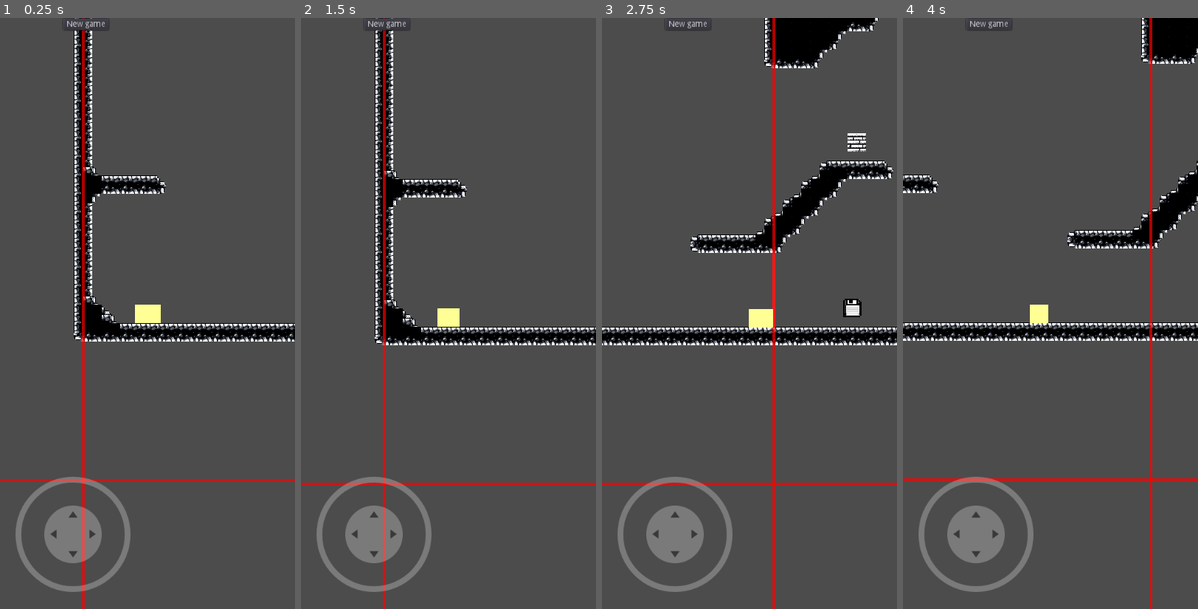
Above: before the commit, frames 1-4 (left to right).
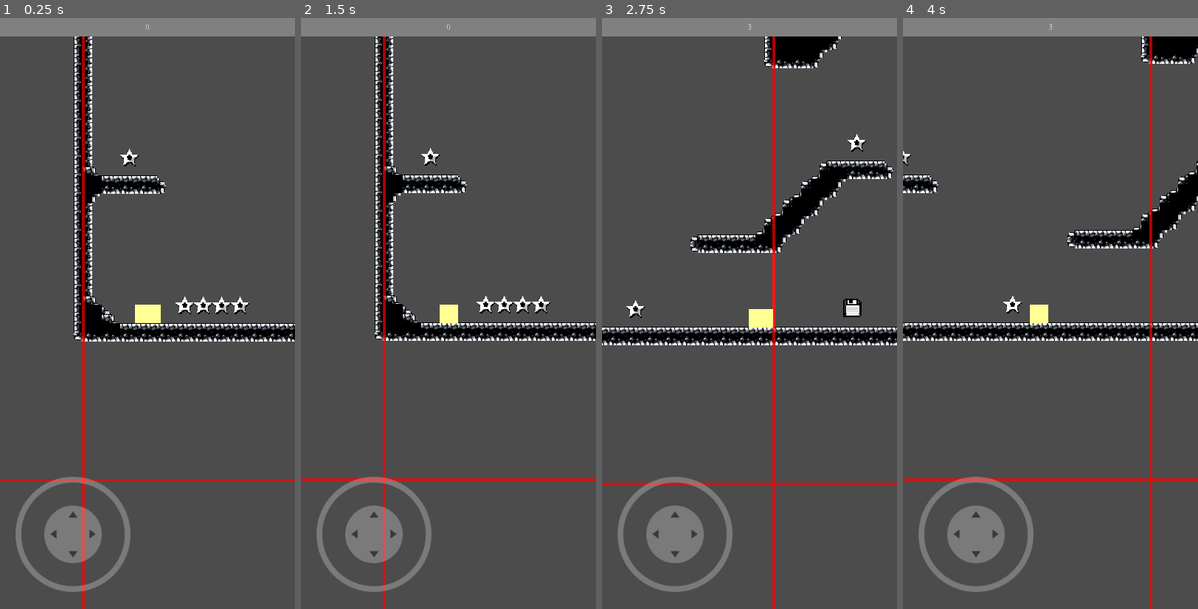
Above: after the commit, the same moments.

Repository: alexkorep-games/gg-quest
Game: Godot game, scene res://scenes/main_screen/main_scree.tscn
Two runs of this game, one before a commit and one after it. Both use one fixed random seed, a clock stepped at 60 frames per second and the inputs below.
Inputs (mouse positions are in pixels of both pictures, inside the frame that each line leads up to):
- Up to frame 1 (0.25 s): no input
- Up to frame 2 (1.5 s): click "New game" at 0.5 s; click "New game" at 1.25 s
- Up to frame 3 (2.75 s): tap Enter at 2 s; move the mouse to (814, 283) at 2.02 s; hold Right (ui_right) from 2.03 s (still down); click (814, 283) at 2.17 s; tap Up (jump) at 2.27 s
- Up to frame 4 (4 s): release Right (ui_right) at 2.75 s; drag from (991, 343) to (1153, 307) at 2.77 s; tap Space at 3.5 s; move the mouse to (1080, 183) at 3.52 s; hold Left (ui_left) from 3.53 s (still down)

The runs differ from the first frame. In frame 1, 3.6% of the frame differs, in the area x 0-100%, y 0-51%; in frame 2, 8.9%, in the area x 0-100%, y 0-80%; in frame 3, 3.3%; in frame 4, 3.2%.

Commit message:
Add coins

Diff:
--- a/src/scenes/bullet/bullet.gd
+++ b/src/scenes/bullet/bullet.gd
@@ -22,7 +22,7 @@
 		queue_free()
 
 func _on_Bullet_body_shape_entered(body_rid, body, body_shape_index, local_shape_index):
-	print(body_rid, body, body_shape_index, local_shape_index)
+	pass
 
 
 func _on_LIfeTimer_timeout():
--- /dev/null
+++ b/src/scenes/coins_tile_map/coin.gd
@@ -0,0 +1,19 @@
+extends Area2D
+
+signal collected(tile)
+
+var fading_out = false
+export var tile := Vector2(0, 0)
+
+func _on_Coin_body_entered(body):
+	if fading_out:
+		return
+
+	if body.is_in_group("Player"):
+		$AnimationPlayer.play("collect")
+		fading_out = true
+
+func _on_AnimationPlayer_animation_finished(anim_name):
+	if anim_name == "collect":
+		emit_signal("collected", tile)
+		queue_free()
--- /dev/null
+++ b/src/scenes/coins_tile_map/coin.tscn
@@ -0,0 +1,49 @@
+[gd_scene load_steps=5 format=2]
+
+[ext_resource path="res://scenes/coins_tile_map/coin.gd" type="Script" id=1]
+[ext_resource path="res://assets/coins/coins01.png" type="Texture" id=2]
+
+[sub_resource type="CircleShape2D" id=1]
+
+[sub_resource type="Animation" id=2]
+resource_name = "collect"
+length = 0.2
+tracks/0/type = "value"
+tracks/0/path = NodePath("Sprite:position")
+tracks/0/interp = 1
+tracks/0/loop_wrap = true
+tracks/0/imported = false
+tracks/0/enabled = true
+tracks/0/keys = {
+"times": PoolRealArray( 0, 0.2 ),
+"transitions": PoolRealArray( 1, 1 ),
+"update": 0,
+"values": [ Vector2( 0, 0 ), Vector2( 0, -200 ) ]
+}
+tracks/1/type = "value"
+tracks/1/path = NodePath("Sprite:modulate")
+tracks/1/interp = 2
+tracks/1/loop_wrap = true
+tracks/1/imported = false
+tracks/1/enabled = true
+tracks/1/keys = {
+"times": PoolRealArray( 0, 0.2 ),
+"transitions": PoolRealArray( 1, 1 ),
+"update": 0,
+"values": [ Color( 1, 1, 1, 1 ), Color( 1, 1, 1, 0 ) ]
+}
+
+[node name="Coin" type="Area2D"]
+script = ExtResource( 1 )
+
+[node name="CollisionShape2D" type="CollisionShape2D" parent="."]
+shape = SubResource( 1 )
+
+[node name="Sprite" type="Sprite" parent="."]
+texture = ExtResource( 2 )
+
+[node name="AnimationPlayer" type="AnimationPlayer" parent="."]
+anims/collect = SubResource( 2 )
+
+[connection signal="body_entered" from="." to="." method="_on_Coin_body_entered"]
+[connection signal="animation_finished" from="AnimationPlayer" to="." method="_on_AnimationPlayer_animation_finished"]
--- /dev/null
+++ b/src/scenes/coins_tile_map/coins_tile_map.gd
@@ -0,0 +1,36 @@
+extends TileMap
+
+signal collected
+var coin_scene = preload("res://scenes/coins_tile_map/coin.tscn")
+
+var coins = []
+var coin_positions = []
+
+# Called when the node enters the scene tree for the first time.
+func _ready():
+	for tile in get_used_cells():
+		var coin = coin_scene.instance()
+		coin.position = map_to_world(tile) + cell_size / 2
+		coin.tile = tile
+		coin.visible = true
+		coin.connect("collected", self, "_on_Coin_collected")
+		add_child(coin)
+		coins.append(coin)
+		coin_positions.append(tile)
+		set_cellv(tile, -1)
+
+func _on_Coin_collected(tile):
+	emit_signal("collected")
+	var idx = coin_positions.find(tile)
+	coin_positions.remove(idx)
+	coins.remove(idx)
+	GameState.collect_coin()
+
+
+# TODO Display in HUD
+# Save and load
+# func save(obj):
+# 	var coins = []
+# 	for coin in get_children():
+# 		coins.append(coin.position)
+# 	return coins
--- /dev/null
+++ b/src/scenes/coins_tile_map/coins_tile_map.tscn
@@ -0,0 +1,7 @@
+[gd_scene load_steps=2 format=2]
+
+[ext_resource path="res://scenes/coins_tile_map/coins_tile_map.gd" type="Script" id=1]
+
+[node name="CoinsTileMap" type="TileMap"]
+format = 1
+script = ExtResource( 1 )
--- a/src/scenes/hud/hud.gd
+++ b/src/scenes/hud/hud.gd
@@ -1,32 +1,4 @@
 extends Control
 
-
-var time_start = 0
-var finished = false
-var level_code := ""
-
-# Called when the node enters the scene tree for the first time.
-func _ready():
-	# Remember current time
-	time_start = OS.get_ticks_msec()
-	finished = false
-
-# Called every frame. 'delta' is the elapsed time since the previous frame.
 func _process(delta):
-	if finished:
-		return
-	var time_msec = OS.get_ticks_msec() - time_start
-	var time_str = GameState.format_msec(time_msec)
-	get_node("%TimerLabel").text = time_str
-
-func finish():
-	finished = true
-	var time_msec = OS.get_ticks_msec() - time_start
-	var best_time = GameState.get_best_time(level_code)
-	if not best_time or time_msec < best_time:
-		# New best time!
-		get_node("%AnimationPlayer").play("end_level")
-		GameState.set_best_time(level_code, time_msec)
-
-func _on_LevelTrigger_triggered():
-	finish()
+	get_node("%CoinsLabel").text = str(GameState.get_coins())
--- a/src/scenes/hud/hud.tscn
+++ b/src/scenes/hud/hud.tscn
@@ -1,85 +1,6 @@
-[gd_scene load_steps=4 format=2]
+[gd_scene load_steps=2 format=2]
 
 [ext_resource path="res://scenes/hud/hud.gd" type="Script" id=1]
-
-[sub_resource type="Animation" id=1]
-length = 0.001
-tracks/0/type = "value"
-tracks/0/path = NodePath("ColorRect:rect_position")
-tracks/0/interp = 1
-tracks/0/loop_wrap = true
-tracks/0/imported = false
-tracks/0/enabled = true
-tracks/0/keys = {
-"times": PoolRealArray( 0 ),
-"transitions": PoolRealArray( 1 ),
-"update": 0,
-"values": [ Vector2( 0, 0 ) ]
-}
-tracks/1/type = "value"
-tracks/1/path = NodePath("ColorRect:rect_scale")
-tracks/1/interp = 1
-tracks/1/loop_wrap = true
-tracks/1/imported = false
-tracks/1/enabled = true
-tracks/1/keys = {
-"times": PoolRealArray( 0 ),
-"transitions": PoolRealArray( 1 ),
-"update": 0,
-"values": [ Vector2( 1, 1 ) ]
-}
-tracks/2/type = "value"
-tracks/2/path = NodePath("ColorRect:modulate")
-tracks/2/interp = 1
-tracks/2/loop_wrap = true
-tracks/2/imported = false
-tracks/2/enabled = true
-tracks/2/keys = {
-"times": PoolRealArray( 0 ),
-"transitions": PoolRealArray( 1 ),
-"update": 0,
-"values": [ Color( 1, 1, 1, 1 ) ]
-}
-
-[sub_resource type="Animation" id=2]
-resource_name = "end_level"
-length = 3.0
-tracks/0/type = "value"
-tracks/0/path = NodePath("ColorRect:rect_position")
-tracks/0/interp = 2
-tracks/0/loop_wrap = true
-tracks/0/imported = false
-tracks/0/enabled = true
-tracks/0/keys = {
-"times": PoolRealArray( 0, 0.02, 0.96 ),
-"transitions": PoolRealArray( 1, 1, 1 ),
-"update": 0,
-"values": [ Vector2( 0, 0 ), Vector2( 0, 0 ), Vector2( 0, 232 ) ]
-}
-tracks/1/type = "value"
-tracks/1/path = NodePath("ColorRect:rect_scale")
-tracks/1/interp = 2
-tracks/1/loop_wrap = true
-tracks/1/imported = false
-tracks/1/enabled = true
-tracks/1/keys = {
-"times": PoolRealArray( 0, 0.96 ),
-"transitions": PoolRealArray( 1, 1 ),
-"update": 0,
-"values": [ Vector2( 1, 1 ), Vector2( 4, 4 ) ]
-}
-tracks/2/type = "value"
-tracks/2/path = NodePath("ColorRect:modulate")
-tracks/2/interp = 2
-tracks/2/loop_wrap = true
-tracks/2/imported = false
-tracks/2/enabled = true
-tracks/2/keys = {
-"times": PoolRealArray( 0, 0.94, 2.98 ),
-"transitions": PoolRealArray( 1, 1, 1 ),
-"update": 0,
-"values": [ Color( 1, 1, 1, 1 ), Color( 1, 1, 1, 1 ), Color( 1, 1, 1, 0 ) ]
-}
 
 [node name="HUD" type="Control"]
 anchor_right = 1.0
@@ -95,15 +16,10 @@
 rect_pivot_offset = Vector2( 128, 16 )
 color = Color( 0.501961, 0.501961, 0.501961, 1 )
 
-[node name="TimerLabel" type="Label" parent="ColorRect"]
+[node name="CoinsLabel" type="Label" parent="ColorRect"]
 unique_name_in_owner = true
 anchor_right = 1.0
 anchor_bottom = 1.0
-text = "0:00"
+text = "0"
 align = 1
 valign = 1
-
-[node name="AnimationPlayer" type="AnimationPlayer" parent="."]
-unique_name_in_owner = true
-anims/RESET = SubResource( 1 )
-anims/end_level = SubResource( 2 )
--- a/src/scenes/main_screen/main_scree.tscn
+++ b/src/scenes/main_screen/main_scree.tscn
@@ -1,13 +1,32 @@
-[gd_scene load_steps=9 format=2]
+[gd_scene load_steps=13 format=2]
 
 [ext_resource path="res://scenes/main_screen/main_screen.gd" type="Script" id=1]
 [ext_resource path="res://scenes/player/mortal_player.tscn" type="PackedScene" id=2]
 [ext_resource path="res://scenes/gamepad/gamepad.tscn" type="PackedScene" id=3]
 [ext_resource path="res://resources/tileset_cave_monochrome.tres" type="TileSet" id=4]
 [ext_resource path="res://scenes/resources/brick-tileset.tres" type="TileSet" id=5]
+[ext_resource path="res://scenes/coins_tile_map/coins_tile_map.tscn" type="PackedScene" id=6]
 [ext_resource path="res://scenes/rooms_grid/rooms_grid.tscn" type="PackedScene" id=7]
 [ext_resource path="res://scenes/checkpoint/checkpoint.tscn" type="PackedScene" id=8]
 [ext_resource path="res://scenes/spikes_tile_map/spikes_tile_map.tscn" type="PackedScene" id=9]
+[ext_resource path="res://assets/coins/coins01.png" type="Texture" id=10]
+[ext_resource path="res://scenes/hud/hud.tscn" type="PackedScene" id=12]
+
+[sub_resource type="TileSet" id=2]
+0/name = "coins01.png 0"
+0/texture = ExtResource( 10 )
+0/tex_offset = Vector2( 0, 0 )
+0/modulate = Color( 1, 1, 1, 1 )
+0/region = Rect2( 0, 0, 32, 32 )
+0/tile_mode = 0
+0/occluder_offset = Vector2( 0, 0 )
+0/navigation_offset = Vector2( 0, 0 )
+0/shape_offset = Vector2( 0, 0 )
+0/shape_transform = Transform2D( 1, 0, 0, 1, 0, 0 )
+0/shape_one_way = false
+0/shape_one_way_margin = 0.0
+0/shapes = [  ]
+0/z_index = 0
 
 [node name="MainScreen" type="Node2D"]
 script = ExtResource( 1 )
@@ -30,10 +49,16 @@
 tile_set = ExtResource( 4 )
 cell_size = Vector2( 32, 32 )
 format = 1
-tile_data = PoolIntArray( -1, 0, 196609, -65536, 0, 3, -6553 …(5441 unchanged characters)… 075, 917503, 0, 1, 851968, 0, 131075, 851988, 1, 0, 852029, 0, 1, 852030, 0, 65538, 852031, 0, …(14405 unchanged characters)…
+tile_data = PoolIntArray( -1, 0, 196609, -65536, 0, 3, -6553 …(5441 unchanged characters)… 075, 917503, 0, 1, 851968, 0, 131075, 852029, 0, 1, 852030, 0, 65538, 852031, 0, …(14405 unchanged characters)…
 
 [node name="SpikesTileMap" parent="LevelContainer" instance=ExtResource( 9 )]
+centered_textures = false
 tile_data = PoolIntArray( 2162791, 8, 0, 3145780, 0, 0, 3145781, 1, 0, 3145782, 0, 0, 3145783, 1, 0, 12059166, 0, 0, 12059167, 0, 0, 12059168, 0, 0, 12059169, 0, 0, 12059170, 0, 0 )
+
+[node name="CoinsTileMap" parent="LevelContainer" instance=ExtResource( 6 )]
+tile_set = SubResource( 2 )
+cell_size = Vector2( 32, 32 )
+tile_data = PoolIntArray( 851988, 0, 0, 917506, 0, 0, 1245221, 0, 0, 1245222, 0, 0, 1245223, 0, 0, 1245224, 0, 0, 1245225, 0, 0, 1441797, 0, 0, 1441798, 0, 0, 1441799, 0, 0, 1441800, 0, 0, 1900592, 0, 0, 1900593, 0, 0, 1900594, 0, 0, 1900595, 0, 0, 1900596, 0, 0, 1900597, 0, 0, 1900598, 0, 0, 1900599, 0, 0, 1900600, 0, 0, 2162744, 0, 0, 2162745, 0, 0, 2162746, 0, 0, 2162747, 0, 0, 2162748, 0, 0, 2162749, 0, 0, 2162750, 0, 0, 2162751, 0, 0, 2162752, 0, 0, 2162753, 0, 0, 2162754, 0, 0, 2162755, 0, 0, 2162756, 0, 0, 2162757, 0, 0, 2162758, 0, 0, 2162759, 0, 0 )
 
 [node name="Checkpoints" type="Node2D" parent="."]
 
@@ -63,6 +88,8 @@
 margin_bottom = 21.0
 text = "New game"
 
+[node name="HUD" parent="CanvasLayer" instance=ExtResource( 12 )]
+
 [node name="RoomsGrid" parent="." instance=ExtResource( 7 )]
 y_step = 1024
 grid_color = Color( 1, 0, 0, 0.686275 )
--- a/src/scenes/main_screen/main_screen.gd
+++ b/src/scenes/main_screen/main_screen.gd
@@ -4,43 +4,22 @@
 
 # Called when the node enters the scene tree for the first time.
 func _ready():
+	# Initial player position, if no save games are present
+	var player = get_node("%Player")
+	# Set directly in the GameState to avoid owerwriting the save file
+	GameState.checkpoint_player_position = player.position
 	load_game()
 
 func _on_Checkpoint_save(position):
 	has_been_saved = true
-	save_game(position)
-
-func save_game(position):
-	var game_state = {
-		"player": {
-			"position": {
-				"x": position.x,
-				"y": position.y
-			}
-		}
-	}
-	# Save state to the file
-	var file = File.new()
-	file.open("user://savegame.save", File.WRITE)
-	file.store_line(to_json(game_state))
-	file.close()
+	GameState.set_checkpoint_player_position(position)
 
 func load_game():
-	var file = File.new()
-	if file.file_exists("user://savegame.save"):
-		file.open("user://savegame.save", File.READ)
-		var game_state = parse_json(file.get_as_text())
-		file.close()
-		if game_state and "player" in game_state:
-			var player = get_node("%Player")
-			var x = game_state["player"]["position"]["x"]
-			var y = game_state["player"]["position"]["y"]
-			player.position.x = int(x)
-			player.position.y = int(y)
-			player.velocity = Vector2(0, 0)
-			print("Loaded game state")
-	else:
-		print("No savegame found")
+	GameState.load_game()
+	var player = get_node("%Player")
+	player.position = GameState.get_checkpoint_player_position()
+	print(player.position)
+	player.velocity = Vector2(0, 0)
 
 func _on_Player_destroyed():
 	if has_been_saved:
@@ -50,8 +29,5 @@
 
 func _on_NewGameButton_pressed():
 	# Delete savegame
-	var file = File.new()
-	if file.file_exists("user://savegame.save"):
-		file.open("user://savegame.save", File.WRITE)
-		file.close()
+	GameState.new_game()
 	get_tree().reload_current_scene()
--- a/src/scenes/spikes_tile_map/spikes_tile_map.gd
+++ b/src/scenes/spikes_tile_map/spikes_tile_map.gd
@@ -19,6 +19,7 @@
 var gun_tile_ids = [8]
 
 func _on_Timer_timeout():
+	pass
 	for tile in get_used_cells():
 		var tile_id = get_cellv(tile)
 		if tile_id in loop_tile_ids:
--- a/src/scenes/spikes_tile_map/spikes_tile_map.tscn
+++ b/src/scenes/spikes_tile_map/spikes_tile_map.tscn
@@ -224,6 +224,7 @@
 [node name="SpikesTileMap" type="TileMap" groups=["danger"]]
 tile_set = SubResource( 4 )
 cell_size = Vector2( 16, 16 )
+centered_textures = true
 format = 1
 tile_data = PoolIntArray( 12059166, 0, 0, 12059167, 0, 0, 12059168, 0, 0, 12059169, 0, 0, 12059170, 0, 0 )
 script = ExtResource( 2 )
--- a/src/scripts/game_state.gd
+++ b/src/scripts/game_state.gd
@@ -1,14 +1,19 @@
 extends Node
 
-var best_times_per_level = {}
-
-func _ready():
-	load_game()
+var coins = 0
+var checkpoint_player_position = Vector2(0, 0)
 
 func save_game():
+	var game_state = {
+		"coins": coins,
+		"checkpoint_player_position": {
+			"x": checkpoint_player_position.x,
+			"y": checkpoint_player_position.y
+		}
+	}
 	var save_file = File.new()
 	save_file.open("user://save_game.save", File.WRITE)
-	save_file.store_line(to_json(best_times_per_level))
+	save_file.store_line(to_json(game_state))
 	save_file.close()
 
 func load_game():
@@ -16,28 +21,32 @@
 	if save_file.file_exists("user://save_game.save"):
 		save_file.open("user://save_game.save", File.READ)
 		var text = save_file.get_as_text()
-		best_times_per_level = parse_json(text)
-		if not best_times_per_level:
-			best_times_per_level = {}
+		var result = parse_json(text)
 		save_file.close()
+		if result:
+			coins = result["coins"]
+			var pos = result["checkpoint_player_position"]
+			checkpoint_player_position = Vector2(pos.x, pos.y)
 
-func set_best_time(level, time):
-	if best_times_per_level.has(level):
-		if best_times_per_level[level] > time:
-			best_times_per_level[level] = time
-	else:
-		best_times_per_level[level] = time
+
+func new_game():
+	coins = 0
+	checkpoint_player_position = Vector2(0, 0)
+	var save_file = File.new()
+	if save_file.file_exists("user://save_game.save"):
+		save_file.remove("user://save_game.save")
+
+func get_coins():
+	return coins
+
+func collect_coin():
+	coins += 1
 	save_game()
 
-func get_best_time(level):
-	if best_times_per_level.has(level):
-		return best_times_per_level[level]
-	else:
-		return 0
+func set_checkpoint_player_position(position):
+	checkpoint_player_position = position
+	print("Checkpoint set to: ", checkpoint_player_position)
+	save_game()
 
-func format_msec(time_msec):
-	var minutes = str(int(time_msec / 60000))
-	var sec = str(int(time_msec / 1000) % 60).pad_zeros(2)
-	var msec = str(int(time_msec) % 1000)
-	var time_str = minutes + ":" + sec + "." + msec
-	return time_str
+func get_checkpoint_player_position():
+	return checkpoint_player_position
Binary file added: src/assets/coins/coins01.png
Not shown, added: src/assets/coins/coins01.png.import
